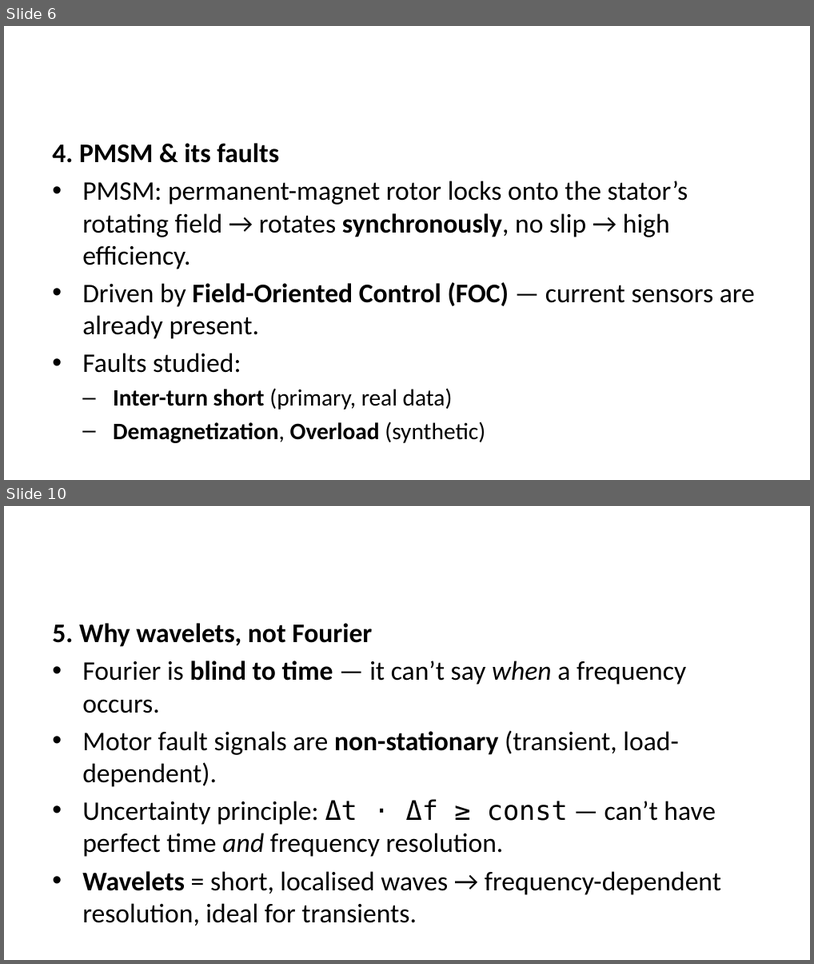
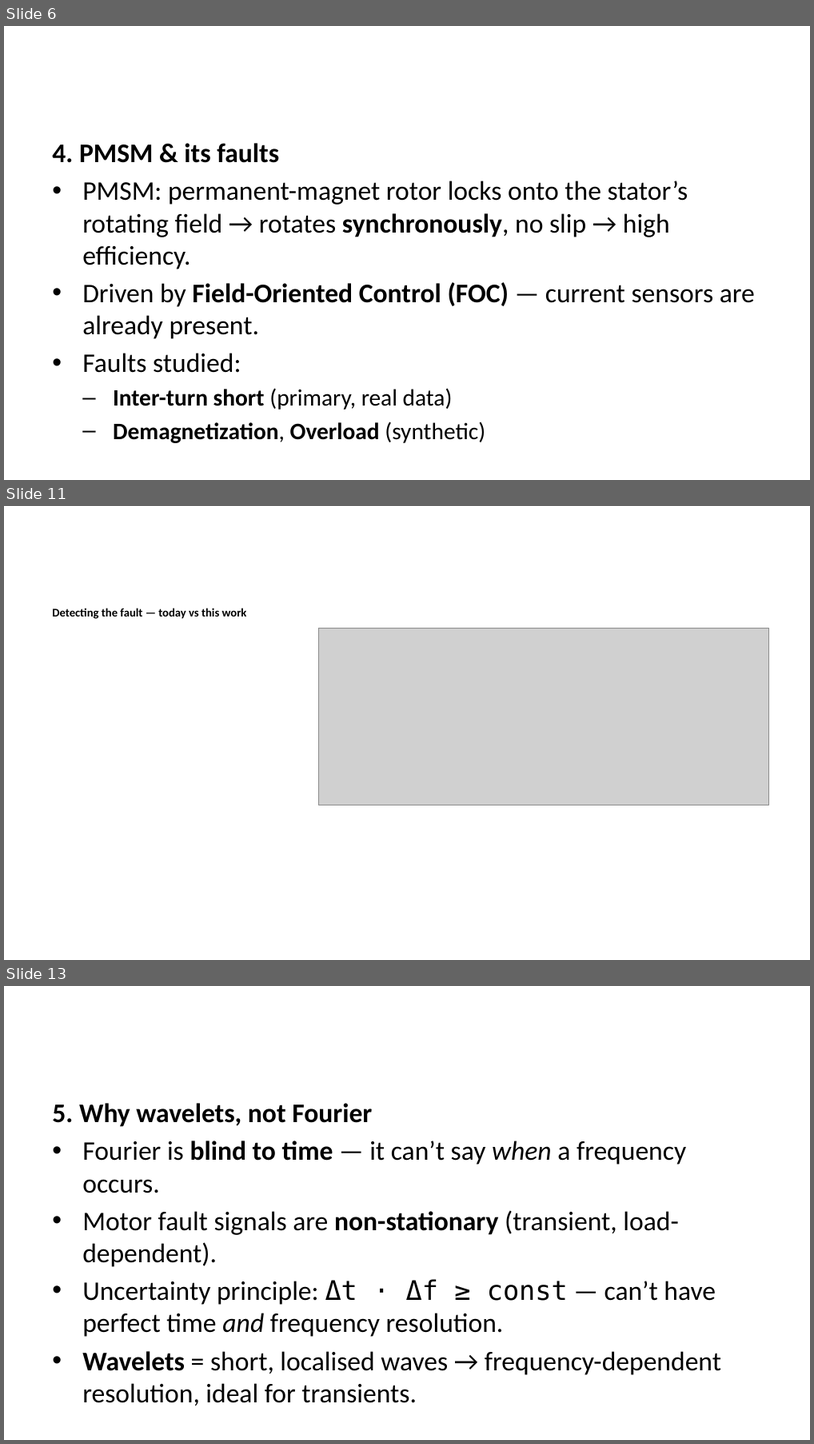
Before and after one commit to molhamfetnah/pmsm-fault-diagnosis-cnn-scalogram, a slide deck: docs/build/slides.pptx. Shown one above the other, each under a label of ours: slides 6 and 10 before the commit, slides 6, 11 and 13 after it; the slides between them are not shown. The pictures are 814x964 and 814x1444 pixels, drawn with LibreOffice and Linux fonts; fonts in the diff are those of the drawing; grey boxes stand for pictures. Boxes give left, top, right and bottom in pixels: in the first picture for what was removed or moved away, otherwise in the second. Text is boxed around its words. In the diff, an @@ line names an element or a change of style, - is before the commit and + after.

```diff
--- a/docs/build/slides.pptx
+++ b/docs/build/slides.pptx
@@ slide 11 added at (x1=4, y1=506, x2=810, y2=960), background #FFFFFF @@
@@ text added at (x1=52, y1=608, x2=247, y2=619), 10.5 pt, text #000000, bold @@
+Detecting the fault — today vs this work
@@ picture added at (x1=318, y1=628, x2=769, y2=804) @@
@@ what was slide 10 is now slide 13 @@
```
Also in this commit, not shown: 5 slides changed, 4 other slides added, 20 other files.
